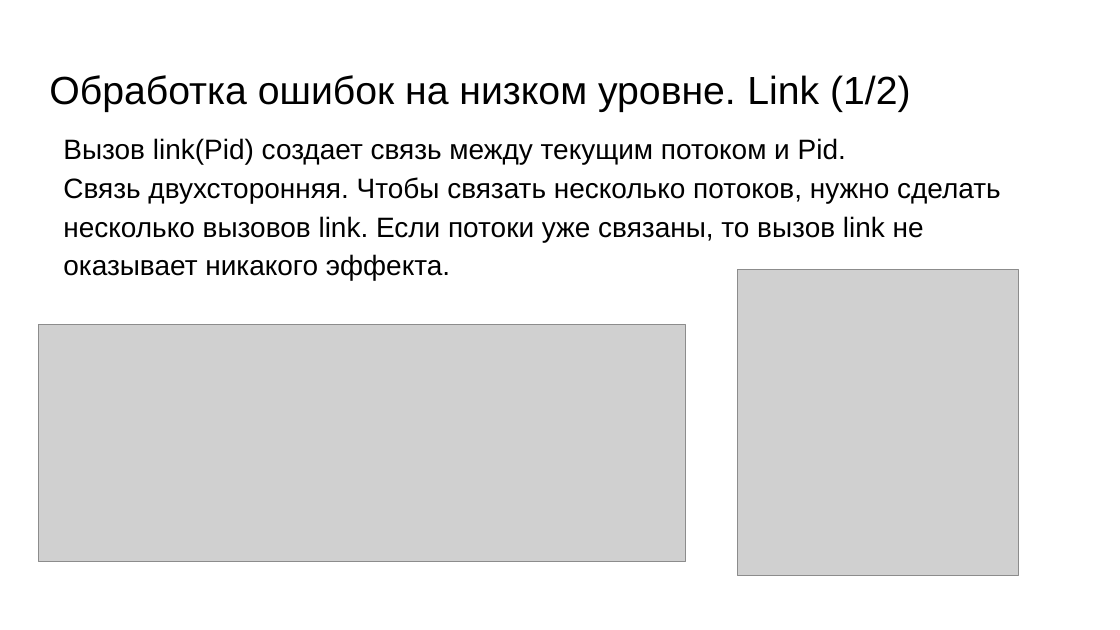
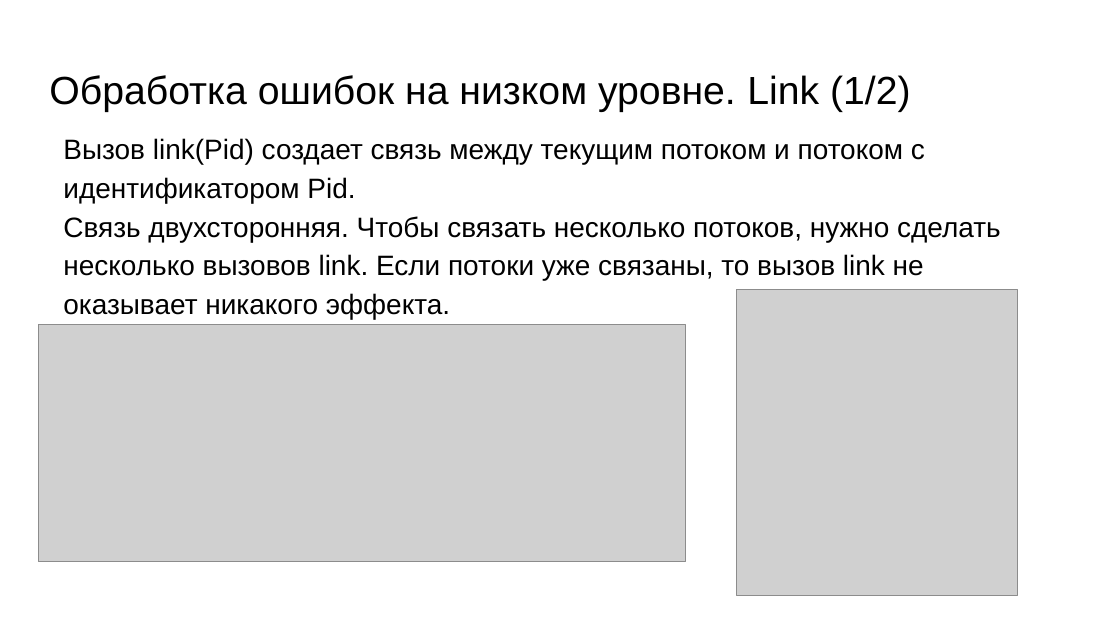
Before and after one commit to Samirox66/erlang, a slide deck: slide 12 of src/lec7_exceptions_07-11/exceptions.pptx. Drawn at 1120x630 pixels with LibreOffice and Linux fonts; fonts in the diff are those of the drawing; grey boxes stand for pictures. Boxes give left, top, right and bottom in pixels: in the first picture for what was removed or moved away, otherwise in the second. Text is boxed around its words. In the diff, an @@ line names an element or a change of style, - is before the commit and + after.

Commit message:
fix presentations

```diff
--- a/src/lec7_exceptions_07-11/exceptions.pptx
+++ b/src/lec7_exceptions_07-11/exceptions.pptx
@@ text at (63,138,925,203): text changed @@
-Вызов link(Pid) создает связь между текущим потоком и Pid.
+Вызов link(Pid) создает связь между текущим потоком и потоком с идентификатором Pid.
@@ picture: place and size @@
-picture at (737,270,1018,576)
+picture at (736,290,1017,596)
```
